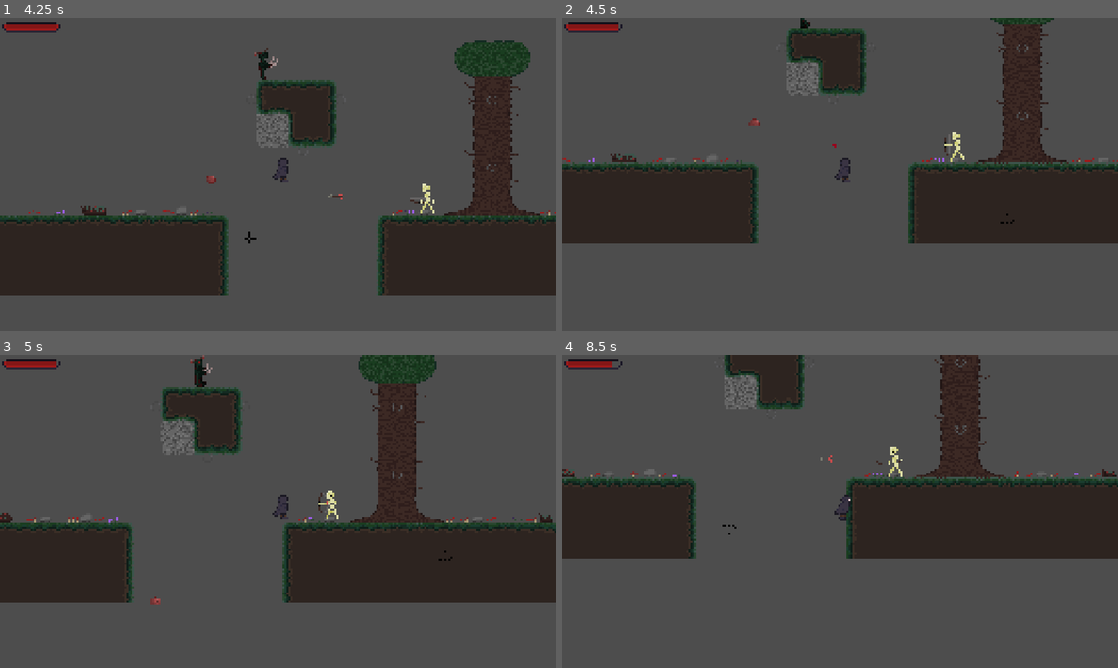
Above: before the commit, frames 1-4 (two rows, left to right).
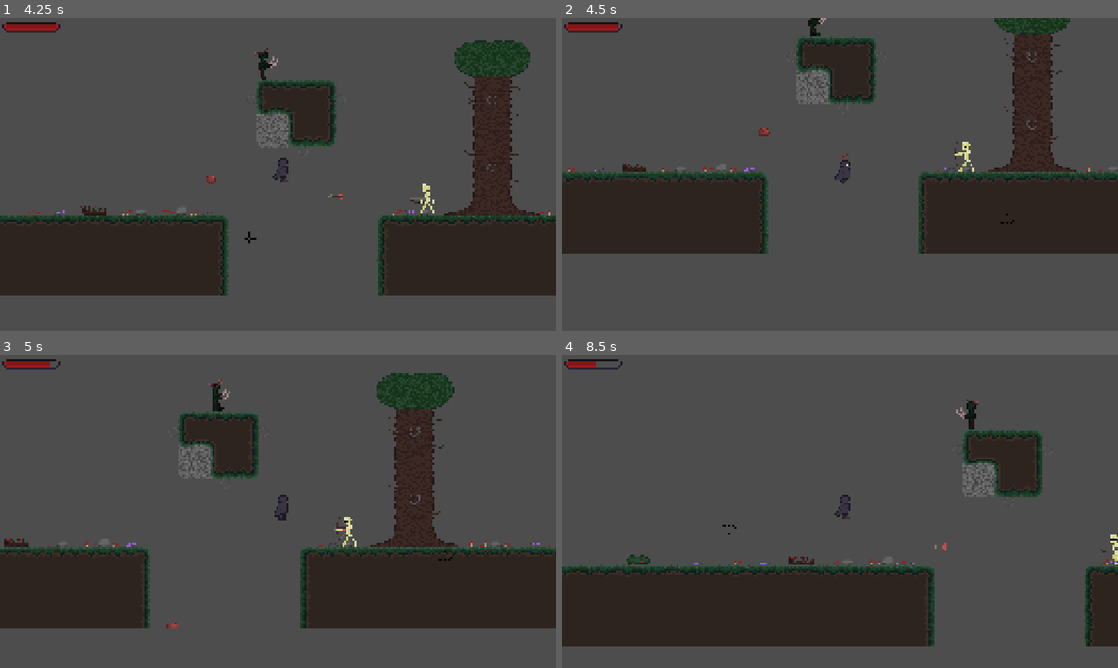
Above: after the commit, the same moments.

Repository: acook73/Project-7
Game: Godot game, scene res://scenes/menu.tscn
The game is run twice, just before and just after one commit, with the same random seed, the same clock (stepped at 60 frames per second) and the same inputs.
Inputs (mouse positions are in pixels of both pictures, inside the frame that each line leads up to):
- Up to frame 1 (4.25 s): click "New Game" at 0.5 s; tap Enter at 1.25 s; move the mouse to (400, 158) at 1.27 s; hold D (right) 1.28-2.78 s; tap Shift (dash) at 1.35, 3.6 s; tap Space (jump) at 1.52, 2.27, 3.77 s; move the mouse to (166, 190) at 2.02 s; right-click (166, 190) at 2.1 s; move the mouse to (333, 105) at 2.77 s; hold A (left) 2.78-3.53 s; tap E (run) at 2.85 s; move the mouse to (250, 237) at 3.52 s; hold D (right) from 3.53 s (still down)
- Up to frame 2 (4.5 s): keep holding D (right); move the mouse to (1006, 221) at 4.27 s; right-click (1006, 221) at 4.35 s
- Up to frame 3 (5 s): keep holding D (right); tap Space (jump) at 4.52 s
- Up to frame 4 (8.5 s): move the mouse to (673, 464) at 5.02 s; release D (right) at 5.03 s; hold A (left) 5.03-5.78 s; tap E (run) at 5.1, 7.35 s; tap Space (jump) at 5.27, 6.77, 7.52, 8.27 s; move the mouse to (867, 511) at 5.77 s; hold D (right) 5.78-6.53 s; tap Shift (dash) at 5.85, 8.1 s; move the mouse to (756, 433) at 6.52 s; hold A (left) 6.53-8.03 s; right-click (756, 433) at 6.6 s; move the mouse to (962, 495) at 7.27 s; move the mouse to (728, 527) at 8.02 s; hold D (right) from 8.03 s (still down)

Frame 1 is identical in both runs. In frame 2, 12% of the frame differs, in the area x 0-100%, y 0-76%; in frame 3, 22%; in frame 4, 44%, in the area x 0-100%, y 0-94%.

Commit message:
zombie attack, player knockback, permanent items no longer respawn unless player dies before a checkpoint`:wq A

Diff:
--- a/scenes/Player.tscn
+++ b/scenes/Player.tscn
@@ -425,7 +425,7 @@
 "duration": 1.0,
 "texture": SubResource("AtlasTexture_yrxk4")
 }],
-"loop": true,
+"loop": false,
 "name": &"unsquish",
 "speed": 20.0
 }, {
@@ -499,7 +499,7 @@
 [node name="AnimatedSprite2D" type="AnimatedSprite2D" parent="."]
 position = Vector2(4, -24)
 sprite_frames = SubResource("SpriteFrames_nckey")
-animation = &"sideAttack"
+animation = &"unsquish"
 autoplay = "idle"
 
 [node name="AttackHitbox" type="Area2D" parent="AnimatedSprite2D"]
@@ -534,6 +534,10 @@
 
 [node name="DashTimer" type="Timer" parent="."]
 wait_time = 0.15
+one_shot = true
+
+[node name="KnockbackTimer" type="Timer" parent="."]
+wait_time = 0.3
 one_shot = true
 
 [node name="grapple_controller" type="Node2D" parent="."]
--- a/scenes/game.tscn
+++ b/scenes/game.tscn
@@ -76,10 +76,10 @@
 [node name="healPotion" parent="." instance=ExtResource("10_vtaks")]
 position = Vector2(1270, -22)
 
-[node name="Shield" parent="." instance=ExtResource("11_kvpfn")]
+[node name="Shield0" parent="." instance=ExtResource("11_kvpfn")]
 position = Vector2(1319, -22)
 
-[node name="Sword" parent="." instance=ExtResource("12_dinhu")]
+[node name="Sword0" parent="." instance=ExtResource("12_dinhu")]
 position = Vector2(1374, -22)
 
 [connection signal="body_entered" from="Teleport barrier" to="." method="_on_area_2d_body_entered"]
--- a/scenes/zombie.tscn
+++ b/scenes/zombie.tscn
@@ -128,6 +128,10 @@
 [sub_resource type="CircleShape2D" id="CircleShape2D_rp1f2"]
 radius = 229.079
 
+[sub_resource type="CapsuleShape2D" id="CapsuleShape2D_4gx57"]
+radius = 9.0
+height = 40.1
+
 [node name="Zombie" type="CharacterBody2D"]
 script = ExtResource("1_4gx57")
 
@@ -155,9 +159,22 @@
 wait_time = 0.4
 one_shot = true
 
+[node name="slashDelayHit" type="Timer" parent="."]
+wait_time = 0.2
+one_shot = true
+
 [node name="RayCast2D" type="RayCast2D" parent="."]
 position = Vector2(-10, -10)
 collide_with_areas = true
 
+[node name="AttackBox" type="Area2D" parent="."]
+position = Vector2(7, -19)
+collision_layer = 8
+collision_mask = 8
+
+[node name="CollisionShape2D" type="CollisionShape2D" parent="AttackBox"]
+shape = SubResource("CapsuleShape2D_4gx57")
+
 [connection signal="body_entered" from="DetectionRange" to="." method="_on_detection_range_body_entered"]
 [connection signal="body_exited" from="DetectionRange" to="." method="_on_detection_range_body_exited"]
+[connection signal="body_entered" from="AttackBox" to="." method="_on_attack_box_body_entered"]
--- a/scripts/arrow.gd
+++ b/scripts/arrow.gd
@@ -3,6 +3,7 @@
 @onready var Part: GPUParticles2D = $GPUParticles2D
 @onready var Part2: GPUParticles2D = $GPUParticlesExplode
 @export var SPEED = 200
+@export var knockback = 200
 var player = null
 var direction = 0
 @export var attackPower = 15
@@ -20,6 +21,8 @@
 
 func _on_area_2d_body_entered(body: Node2D) -> void:
 	remove_child(sprite)
+	body.knockback = knockback
+	body.knockbackDir = direction
 	direction = 0
 	$GPUParticles2D.emitting = false
 	body.hp -= attackPower
@@ -33,6 +36,7 @@
 	remove_child(sprite)
 	$GPUParticles2D.emitting = false
 	Part2.emitting = true
+
 	direction = 0
 	await get_tree().create_timer(0.95).timeout
 	queue_free()
--- a/scripts/checkpoint.gd
+++ b/scripts/checkpoint.gd
@@ -3,17 +3,19 @@
 
 func save(body: Node2D):
 	var save_dict = {
-		"filename" : body.get_scene_file_path(),
+		"filename" : body.get_parent().get_scene_file_path(),
 		"parent" : body.get_parent().get_path(),
 		"pos_x" : body.position.x, # Vector2 is not supported by JSON
 		"pos_y" : body.position.y,
 		"hp" : body.hp,
-		"hp_max" : body.hp_max
+		"hp_max" : body.hp_max,
+		"rem" : body.permaUpgrades
 	}
 	return save_dict
 
 
 func _on_area_2d_body_entered(body: Node2D) -> void:
+	body.reset.clear()
 	var save_file = FileAccess.open("res://savegame.save", FileAccess.WRITE)
 	var node_data = save(body)
 	var json_string = JSON.stringify(node_data)
--- a/scripts/heal_potion.gd
+++ b/scripts/heal_potion.gd
@@ -7,5 +7,8 @@
 
 func _on_area_2d_body_entered(body: Node2D) -> void:
 	body.hp = body.hp_max
-
-	queue_free()
+	$Area2D/CollisionShape2D.disabled = true
+	$AnimatedSprite2D.visible = false
+	await get_tree().create_timer(60).timeout
+	$Area2D/CollisionShape2D.disabled = false
+	$AnimatedSprite2D.visible = true
--- a/scripts/player.gd
+++ b/scripts/player.gd
@@ -42,6 +42,10 @@
 var attackCROUCH = false
 var attacking = false
 var lastSafePos = position
+var knockback = 0
+var knockbackDir = 0
+var permaUpgrades: Array
+var reset: Array
 
 func _ready():
 	add_to_group("Player", true)
@@ -186,6 +190,7 @@
 	button2.visible = false
 	button2.disabled = true
 	acceleration = 25.0
+	velocity = Vector2.ZERO
 	if not FileAccess.file_exists("res://savegame.save"):
 		return
 	else:
@@ -199,8 +204,23 @@
 				continue
 			var node_data = json.data
 			position = Vector2(node_data["pos_x"], node_data["pos_y"])
+			for i in reset.size():
+				var path = NodePath(reset[i])
+				get_parent().get_node(path).anim.visible = true
+				get_parent().get_node(path).coll.disabled = false
 			for i in node_data.keys():
 				if i == "filename" or i == "parent" or i == "pos_x" or i == "pos_y":
+					continue
+				elif i == "rem":
+					permaUpgrades = node_data[i]
+					for j in node_data[i].size():
+						print(node_data[i][j])
+						#print($Game)
+						print(get_tree().get_root())
+						var temp = get_parent().get_node(node_data[i][j])
+						if (temp != null):
+							temp.queue_free()
+						#get_tree().get_root().remove_child(find_child(node_data[i][j]))
 					continue
 				set(i, node_data[i])
 
@@ -224,6 +244,18 @@
 	var direction := Input.get_axis("left", "right") #-1 = left, 1 = right
 	var direction_y := Input.get_axis("up", "down") #-1 = up, 1 = down
 
+	if (knockback != 0):
+		#position.y += -15
+		velocity.x += knockbackDir * knockback
+		velocity.y += knockback * -1
+		move_and_slide()
+		#velocity.x = move_toward(velocity.x, knockback, SPEED)
+		#velocity.y = move_toward(velocity.y, -1*knockback, SPEED)
+		knockback = 0
+		cancelled = true
+		squished = true
+		#direction = 0
+		#$KnockbackTimer.start()
 	if (Input.is_action_just_pressed("pause")):
 		get_tree().paused = true
 		$Menu.visible = true
@@ -309,7 +341,7 @@
 			slideSquish(direction)
 
 		#crouch end animation
-		elif squished == true:
+		elif squished == true and $KnockbackTimer.is_stopped():
 			unsquish()
 
 		#run/dash begin
--- a/scripts/shield.gd
+++ b/scripts/shield.gd
@@ -1,6 +1,7 @@
 extends Node2D
 
-
+@onready var anim = $AnimatedSprite2D
+@onready var coll = $Area2D/CollisionShape2D
 # Called when the node enters the scene tree for the first time.
 func _ready() -> void:
 	$AnimatedSprite2D.play("idle")
@@ -12,4 +13,8 @@
 func _on_area_2d_body_entered(body: Node2D) -> void:
 	body.hp_max += 25
 	body.hp += 25
-	queue_free()
+
+	body.permaUpgrades.append(self.name)
+	body.reset.append(self.name)
+	$AnimatedSprite2D.visible = false
+	$Area2D/CollisionShape2D.disabled = true
--- a/scripts/sword.gd
+++ b/scripts/sword.gd
@@ -1,6 +1,7 @@
 extends Node2D
 
-
+@onready var anim = $AnimatedSprite2D
+@onready var coll = $Area2D/CollisionShape2D
 # Called when the node enters the scene tree for the first time.
 func _ready() -> void:
 	$AnimatedSprite2D.play("idle")
@@ -11,4 +12,7 @@
 
 func _on_area_2d_body_entered(body: Node2D) -> void:
 	body.attackPower += 5
-	queue_free()
+	body.permaUpgrades.append(self.name)
+	body.reset.append(self.name)
+	$AnimatedSprite2D.visible = false
+	$Area2D/CollisionShape2D.disabled = true
--- a/scripts/zombie.gd
+++ b/scripts/zombie.gd
@@ -9,8 +9,7 @@
 @export var acceleration = 25
 @export var SPEED = 50
 var airborne = false
-var slashDelayPlayed = false
-
+@export var knockback = 200
 func doGravity(delta: float):
 	if not is_on_floor():
 		var temp = get_gravity() * delta
@@ -21,7 +20,7 @@
 
 func chase(direction: int):
 	#position += (player.position-position)/JumpX
-	if (direction * velocity.x < 0 or slashDelayPlayed):
+	if (direction * velocity.x < 0 or not $slashDelay.is_stopped()):
 		velocity.x = move_toward(velocity.x, 0, SPEED)
 	else:
 		$AnimatedSprite2D.play("walk")
@@ -32,33 +31,35 @@
 
 func _physics_process(delta: float) -> void:
 
+
 	doGravity(delta)
 	if (is_on_floor()):
 		velocity.y = 0
 	else:
 		airborne = true
-	#if (is_on_floor() and airborne):
-		#$AnimatedSprite2D.offset.y = -4
-		#$AnimatedSprite2D.play("land")
-		#await get_tree().create_timer(.5).timeout
-		#airborne = false
 	if (playerChase):
 		if(player.position.x-position.x < 0):
 			direction = -1
 			$RayCast2D.position.x = -10
+			$AttackBox.position.x = -7
 			animated_sprite.flip_h = true
 		else:
 			direction = 1
 			$RayCast2D.position.x = 10
+			$AttackBox.position.x = 7
 			animated_sprite.flip_h = false
-		if ($slashDelay.is_stopped()):
-			slashDelayPlayed = false
+
+		if($slashDelayHit.is_stopped() and not $slashDelay.is_stopped()):
+			$AttackBox.position.y = -19
+		else:
+			$AttackBox.position.y = 1000
 
 		if (abs(player.position.x-position.x) < 20 and abs(player.position.y-position.y) < 40):
 			velocity.x = move_toward(velocity.x, 0, SPEED)
 			$AnimatedSprite2D.play("slash")
-			$slashDelay.start()
-			slashDelayPlayed = true
+			if ($slashDelay.is_stopped()):
+				$slashDelay.start()
+				$slashDelayHit.start()
 		elif (abs(player.position.x-position.x) < 20 and abs(player.position.y-position.y) > 40):
 			velocity.x = move_toward(velocity.x, 0, SPEED)
 			$AnimatedSprite2D.play("idle")
@@ -67,6 +68,7 @@
 			$AnimatedSprite2D.play("idle")
 		else:
 			chase(direction)
+
 
 
 
@@ -86,3 +88,10 @@
 	player = null
 	playerChase = false
 	velocity.x = move_toward(velocity.x, 0, SPEED)
+
+
+func _on_attack_box_body_entered(body: Node2D) -> void:
+	body.hp -= attackPower
+	body.knockback = knockback
+	body.knockbackDir = direction
+	$AttackBox.position.y = 1000
Not shown: 1 places in scenes/Player.tscn that only renumber resources
Not shown: 1 places in scenes/checkpoint.tscn that only renumber resources
Not shown: 1 places in scenes/game.tscn that only renumber resources
Not shown: 1 places in scenes/heal_potion.tscn that only renumber resources
Not shown: 1 places in scenes/menu.tscn that only renumber resources
Not shown: 1 places in scenes/options.tscn that only renumber resources
Not shown: 1 places in scenes/shield.tscn that only renumber resources
Not shown: 1 places in scenes/sword.tscn that only renumber resources
Not shown: 1 places in scenes/zombie.tscn that only renumber resources
Not shown, changed: loadFlag.save
